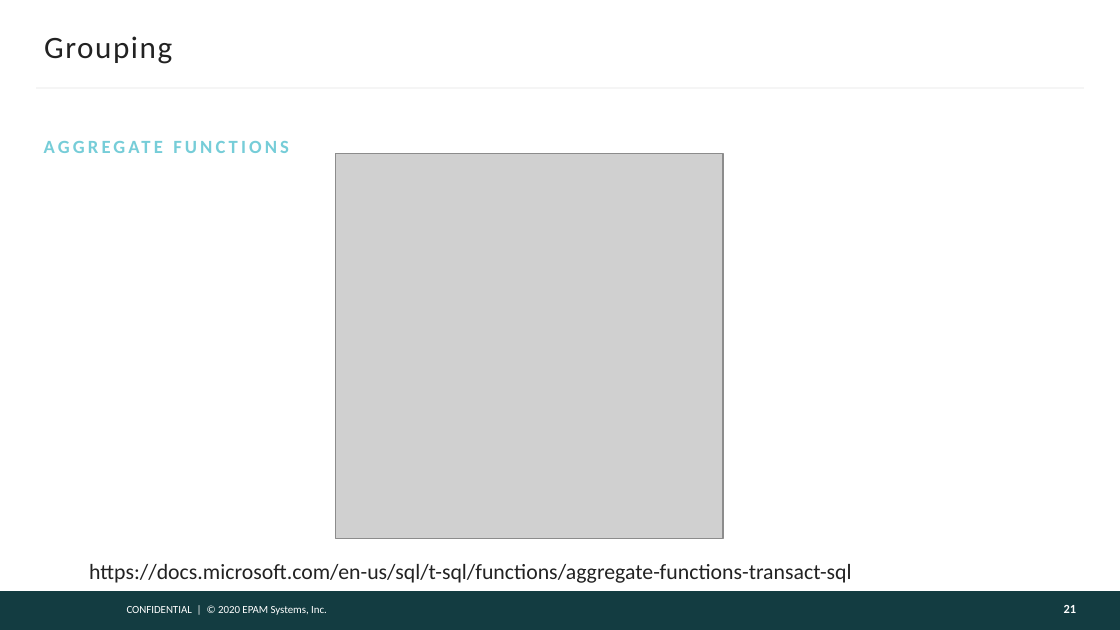
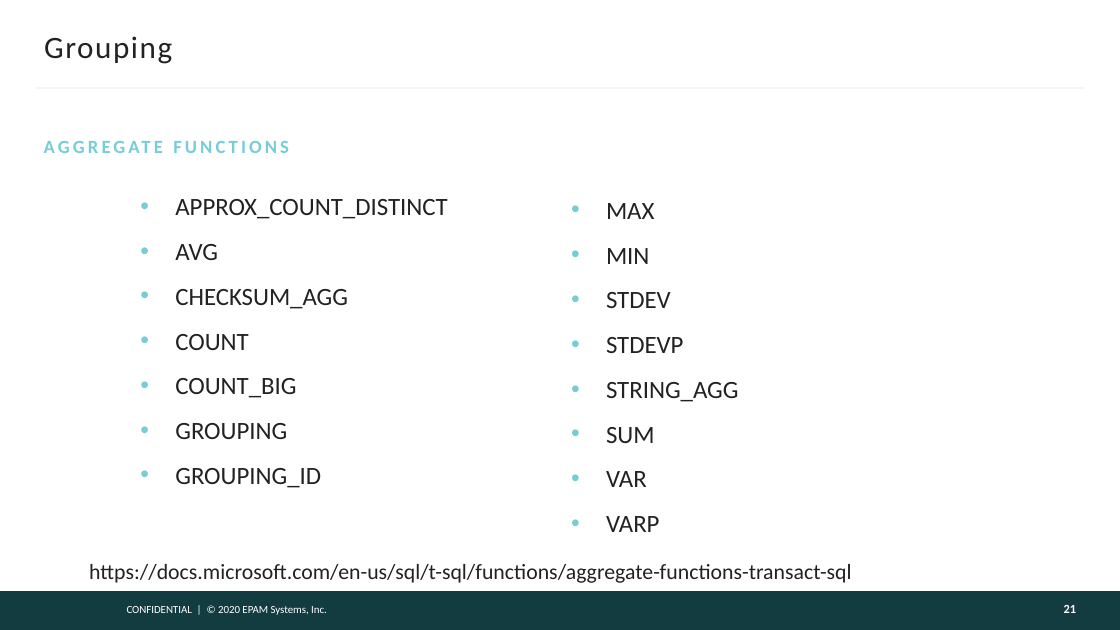
Before and after one commit to AndreyQC/MSBI.Lab, a slide deck: slide 21 of MSBI.E04-SQL/MSBI.Dev.S21E04.pptx. Drawn at 1120x630 pixels with LibreOffice and Linux fonts; fonts in the diff are those of the drawing; grey boxes stand for pictures; background and template pictures are left out. Boxes give left, top, right and bottom in pixels: in the first picture for what was removed or moved away, otherwise in the second. Text is boxed around its words. In the diff, an @@ line names an element or a change of style, - is before the commit and + after.

```diff
--- a/MSBI.E04-SQL/MSBI.Dev.S21E04.pptx
+++ b/MSBI.E04-SQL/MSBI.Dev.S21E04.pptx
@@ picture removed at <box>336,153,724,539</box> @@
@@ text added at <box>175,199,447,488</box>, 16 pt, text #222222 @@
+• APPROX_COUNT_DISTINCT
+• AVG
+• CHECKSUM_AGG
+• COUNT
+• COUNT_BIG
+• GROUPING
+• GROUPING_ID
@@ text added at <box>606,203,738,532</box>, 16 pt, text #222222 @@
+• MAX
+• MIN
+• STDEV
+• STDEVP
+• STRING_AGG
+• SUM
+• VAR
+• VARP
```
Also in this commit, not shown: 2 other slides changed, 1 other file.
